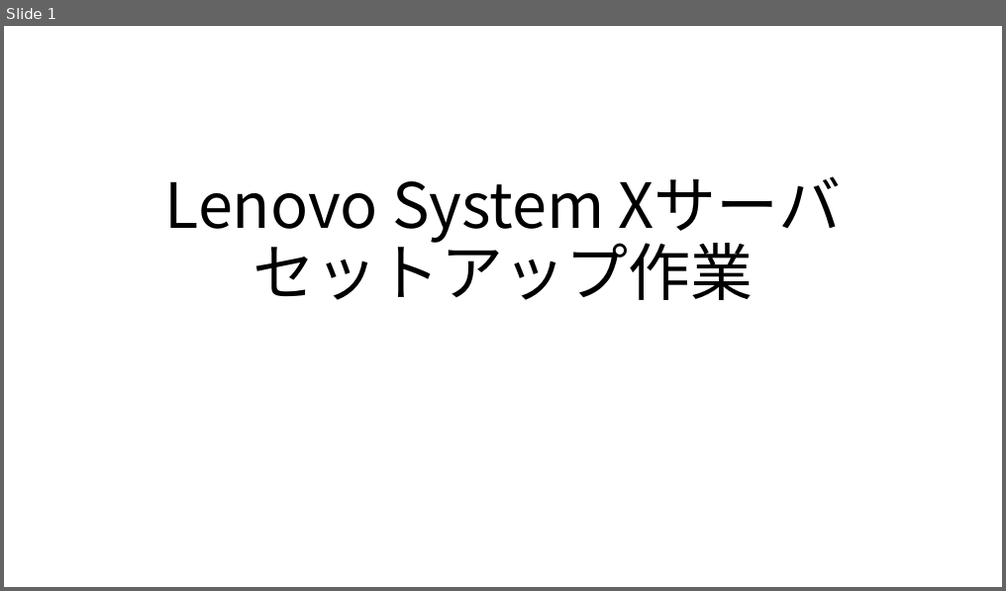
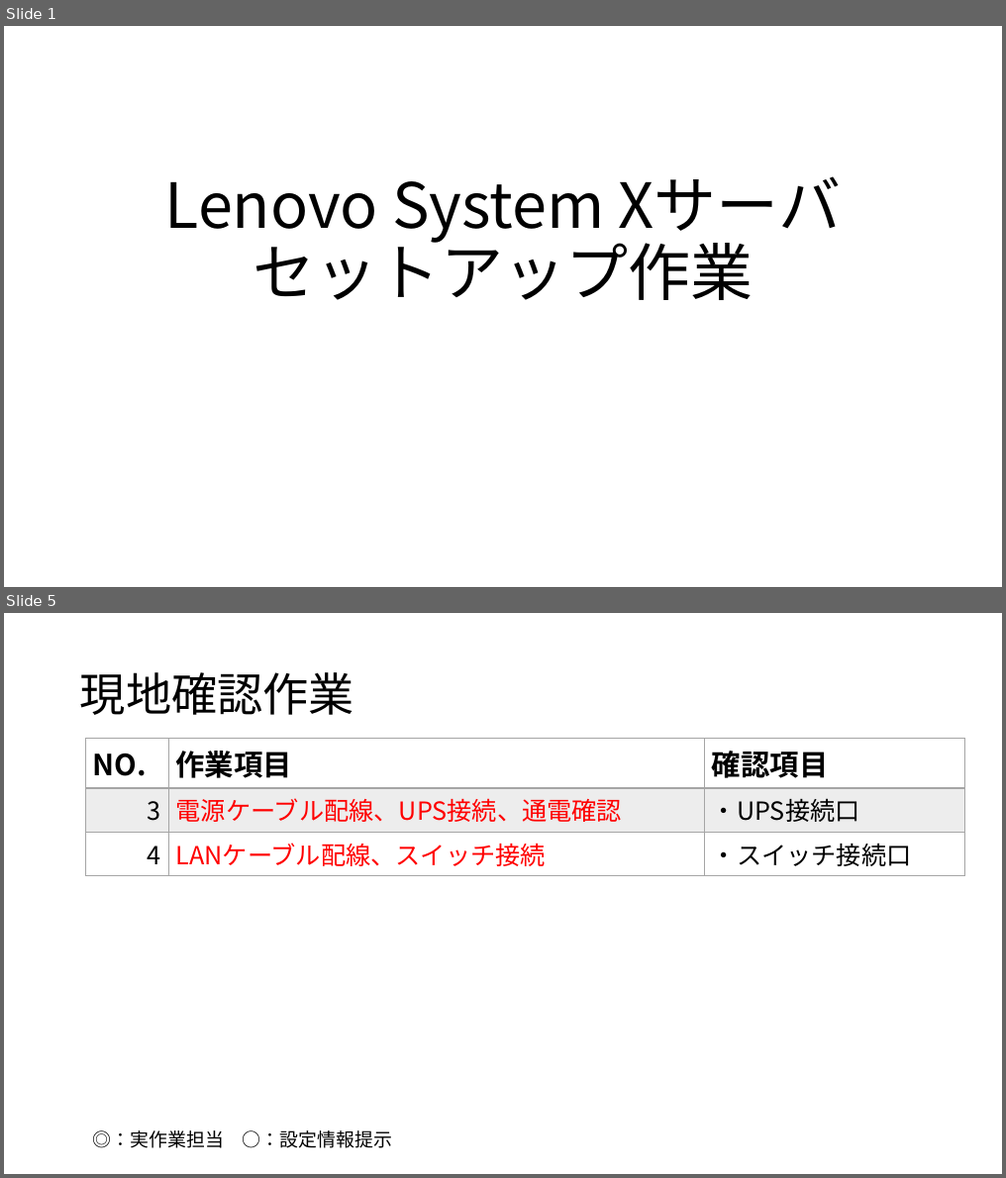
Before and after one commit to satoki-shiro/Sharing, a slide deck: ServerKitting.pptx. Shown one above the other, each under a label of ours: slide 1 before the commit, slides 1 and 5 after it; the slides between them are not shown. The pictures are 1006x591 and 1006x1178 pixels, drawn with LibreOffice and Linux fonts; fonts in the diff are those of the drawing. Boxes give left, top, right and bottom in pixels: in the first picture for what was removed or moved away, otherwise in the second. Text is boxed around its words. In the diff, an @@ line names an element or a change of style, - is before the commit and + after.

```diff
--- a/ServerKitting.pptx
+++ b/ServerKitting.pptx
@@ slide 5 added at bbox=[4, 613, 1002, 1174], background #FFFFFF @@
@@ title added at bbox=[80, 672, 354, 715], 44 pt, text #000000 @@
+現地確認作業
@@ table added at bbox=[85, 739, 965, 870], 3 rows, 3 columns @@
+NO. | 作業項目 | 確認項目
+3 | 電源ケーブル配線、UPS接続、通電確認 | ・UPS接続口
+4 | LANケーブル配線、スイッチ接続 | ・スイッチ接続口
@@ text added at bbox=[93, 1131, 392, 1149], 18 pt, text #000000 @@
+◎：実作業担当 ○：設定情報提示
```
Also in this commit, not shown: 2 slides changed, 2 other slides added.
